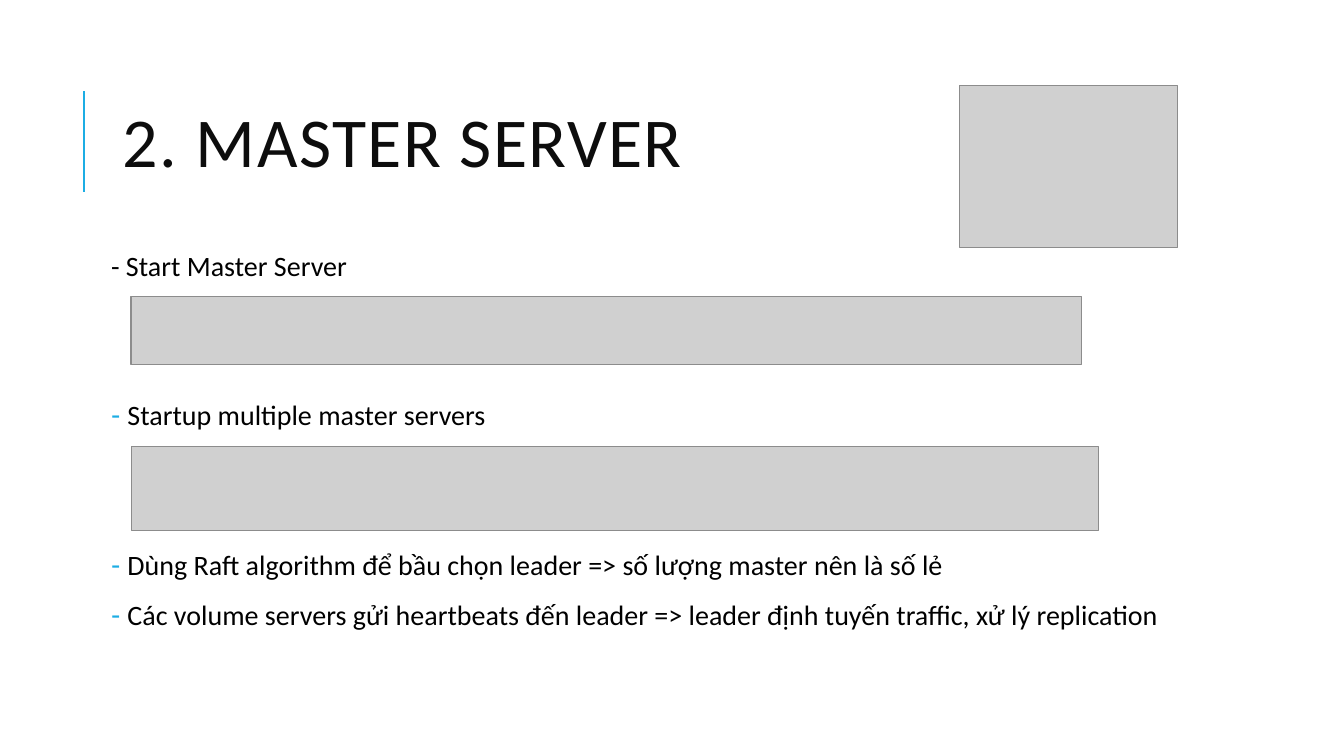
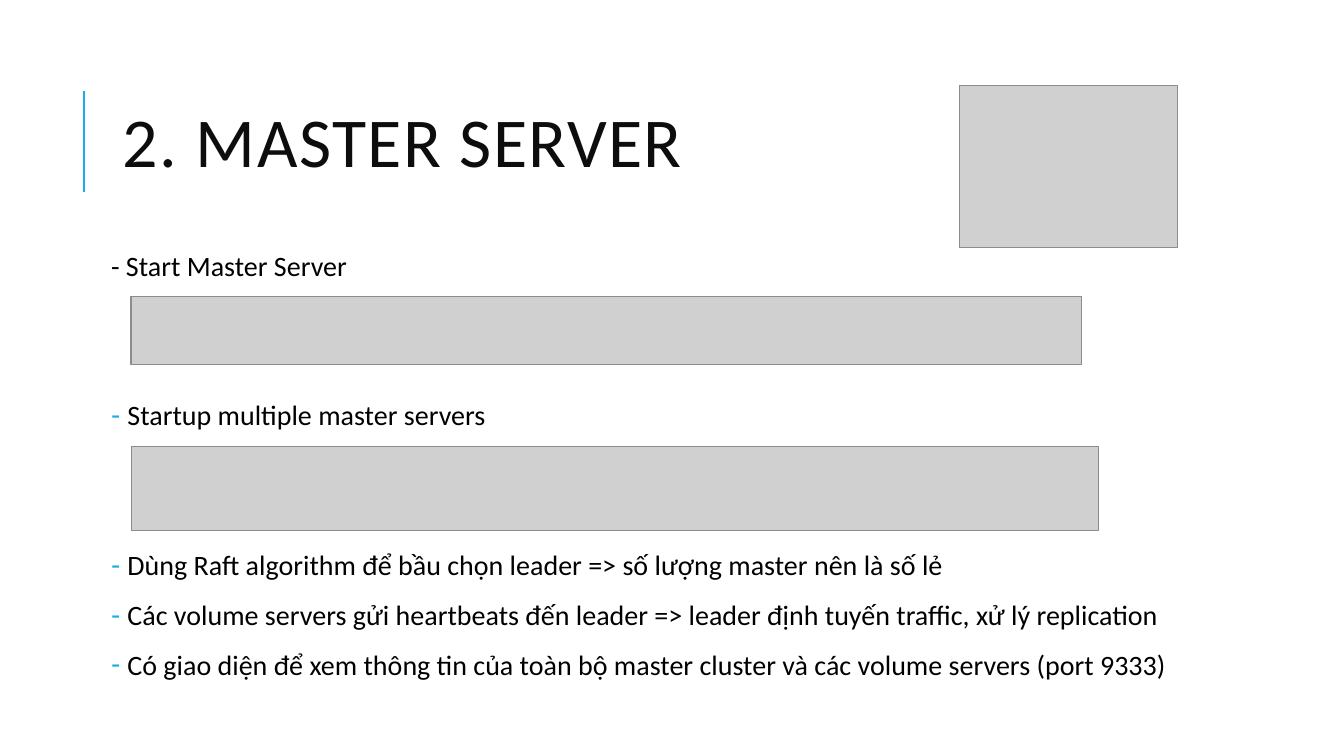
Before and after one commit to chi-org/seaweedfs-test, a slide deck: slide 4 of SeaweedFS_2.pptx. Drawn at 1344x756 pixels with LibreOffice and Linux fonts; fonts in the diff are those of the drawing; grey boxes stand for pictures. Boxes give left, top, right and bottom in pixels: in the first picture for what was removed or moved away, otherwise in the second. Text is boxed around its words. In the diff, an @@ line names an element or a change of style, - is before the commit and + after.

```diff
--- a/SeaweedFS_2.pptx
+++ b/SeaweedFS_2.pptx
@@ text at <box>127,653,1165,680</box>: paragraph added @@
+– Có giao diện để xem thông tin của toàn bộ master cluster và các volume servers (port 9333)
```
Also in this commit, not shown: 5 other slides changed, 9 slides added, 3 slides removed, 1 other file.
